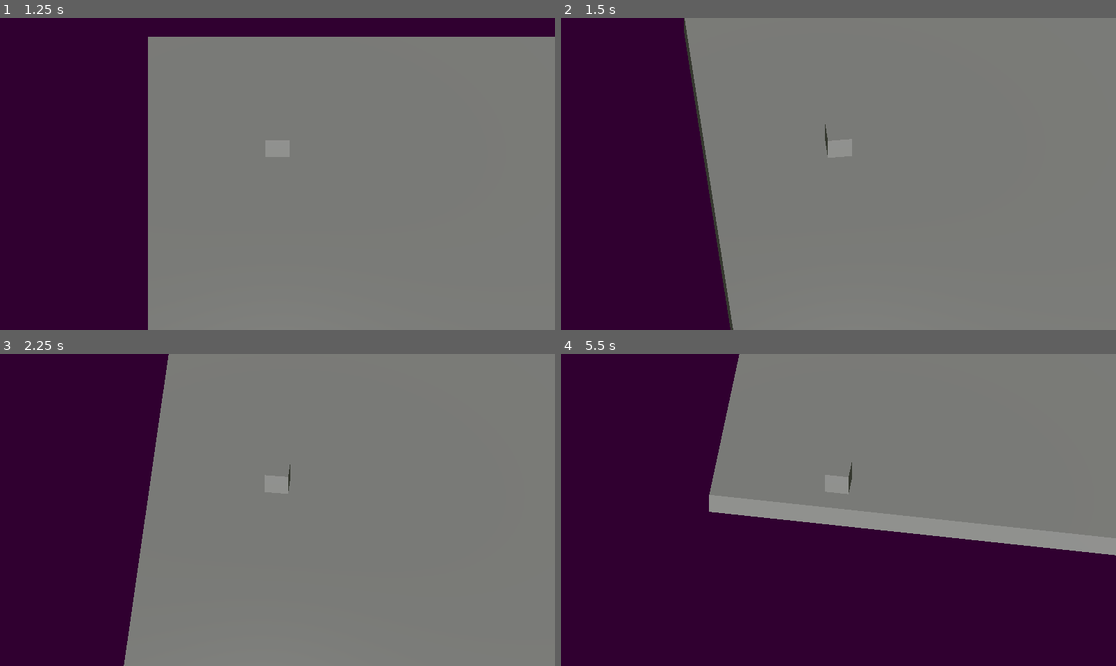
Above: before the commit, frames 1-4 (two rows, left to right).
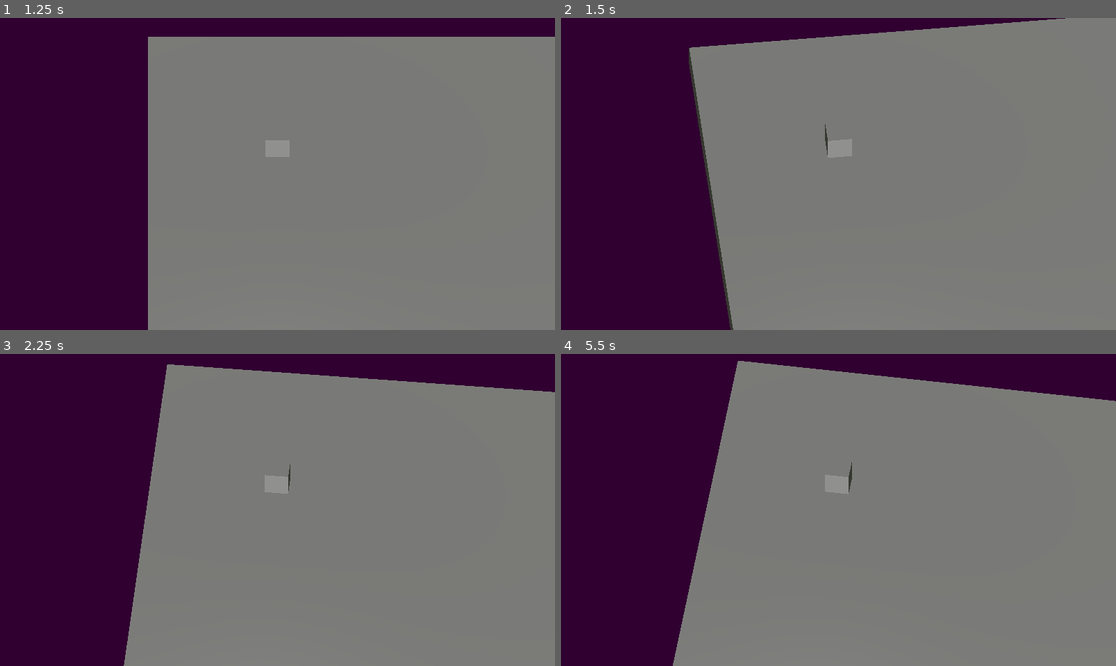
Above: after the commit, the same moments.

Repository: FellowshipOfTheGame/Hotel-Ponte-Negra
Game: Godot game, scene res://scenes/menus/menuPrincipal.tscn
Two runs of this game, one before a commit and one after it. Both use one fixed random seed, a clock stepped at 60 frames per second and the inputs below.
Inputs (mouse positions are in pixels of both pictures, inside the frame that each line leads up to):
- Up to frame 1 (1.25 s): click "Jogar" at 0.5 s
- Up to frame 2 (1.5 s): tap Enter at 1.25 s; move the mouse to (866, 174) at 1.27 s; hold Up (ui_up) from 1.28 s (still down)
- Up to frame 3 (2.25 s): keep holding Up (ui_up); tap Space at 2 s; move the mouse to (249, 510) at 2.02 s
- Up to frame 4 (5.5 s): keep holding Up (ui_up); tap Enter at 2.75, 4.25 s; move the mouse to (849, 503) at 2.77 s; tap Space at 3.5 s; move the mouse to (832, 516) at 3.52 s; move the mouse to (877, 513) at 4.27 s; move the mouse to (794, 506) at 5.02 s

Frame 1 is identical in both runs. In frame 2, 3.3% of the frame differs, in the area x 22-91%, y 0-14%; in frame 3, 5.4%; in frame 4, 39%, in the area x 20-100%, y 0-100%.

Commit message:
movimento com wasd

Diff:
--- a/project.godot
+++ b/project.godot
@@ -39,3 +39,23 @@
 , Object(InputEventJoypadButton,"resource_local_to_scene":false,"resource_name":"","device":0,"button_index":1,"pressure":0.0,"pressed":false,"script":null)
 ]
 }
+mover_frente={
+"deadzone": 0.2,
+"events": [Object(InputEventKey,"resource_local_to_scene":false,"resource_name":"","device":-1,"window_id":0,"alt_pressed":false,"shift_pressed":false,"ctrl_pressed":false,"meta_pressed":false,"pressed":false,"keycode":0,"physical_keycode":87,"key_label":0,"unicode":119,"location":0,"echo":false,"script":null)
+]
+}
+mover_tras={
+"deadzone": 0.2,
+"events": [Object(InputEventKey,"resource_local_to_scene":false,"resource_name":"","device":-1,"window_id":0,"alt_pressed":false,"shift_pressed":false,"ctrl_pressed":false,"meta_pressed":false,"pressed":false,"keycode":0,"physical_keycode":83,"key_label":0,"unicode":115,"location":0,"echo":false,"script":null)
+]
+}
+mover_esquerda={
+"deadzone": 0.2,
+"events": [Object(InputEventKey,"resource_local_to_scene":false,"resource_name":"","device":-1,"window_id":0,"alt_pressed":false,"shift_pressed":false,"ctrl_pressed":false,"meta_pressed":false,"pressed":false,"keycode":0,"physical_keycode":65,"key_label":0,"unicode":97,"location":0,"echo":false,"script":null)
+]
+}
+mover_direita={
+"deadzone": 0.2,
+"events": [Object(InputEventKey,"resource_local_to_scene":false,"resource_name":"","device":-1,"window_id":0,"alt_pressed":false,"shift_pressed":false,"ctrl_pressed":false,"meta_pressed":false,"pressed":false,"keycode":0,"physical_keycode":68,"key_label":0,"unicode":100,"location":0,"echo":false,"script":null)
+]
+}
--- a/scripts/moveTankPlayer.gd
+++ b/scripts/moveTankPlayer.gd
@@ -7,6 +7,7 @@
 @onready var cam = $CameraPivot/Camera3D
 @onready var fig = $MeshInstance3D
 
+@warning_ignore("shadowed_variable")
 func modulo(rad:float)->float:
 	if rad > 2*PI:
 		return rad - 2*PI
@@ -15,12 +16,12 @@
 	return rad
 
 func _physics_process(delta: float) -> void:
-	var movA:int = int(Input.is_action_pressed("ui_left")) - int(Input.is_action_pressed("ui_right"))
+	var movA:int = int(Input.is_action_pressed("mover_esquerda")) - int(Input.is_action_pressed("mover_direita"))
 	rad += movA * delta * vel_ang
 	rad = modulo(rad)
 	if movA:
 		fig.rotation.y = lerp_angle(fig.rotation.y, rad, delta*5)
-	var move_input:float = float(Input.is_action_pressed("ui_up")) - float(Input.is_action_pressed("ui_down"))
+	var move_input:float = float(Input.is_action_pressed("mover_frente")) - float(Input.is_action_pressed("mover_tras"))
 	var move:Vector3
 	if move_input != 0:
 		move = Vector3(sin(rad)*move_input, 0, cos(rad)*move_input).normalized()*velocidade
